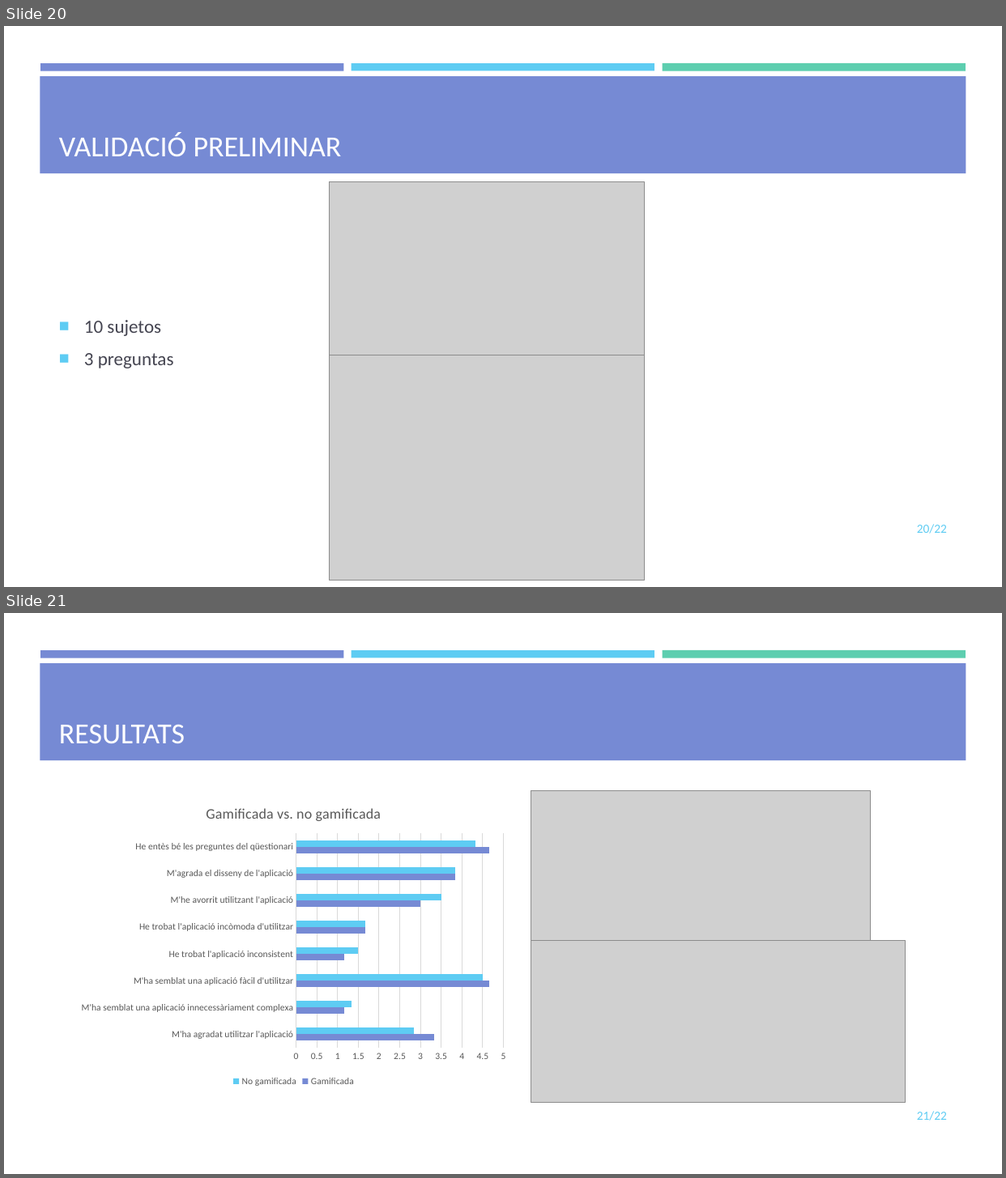
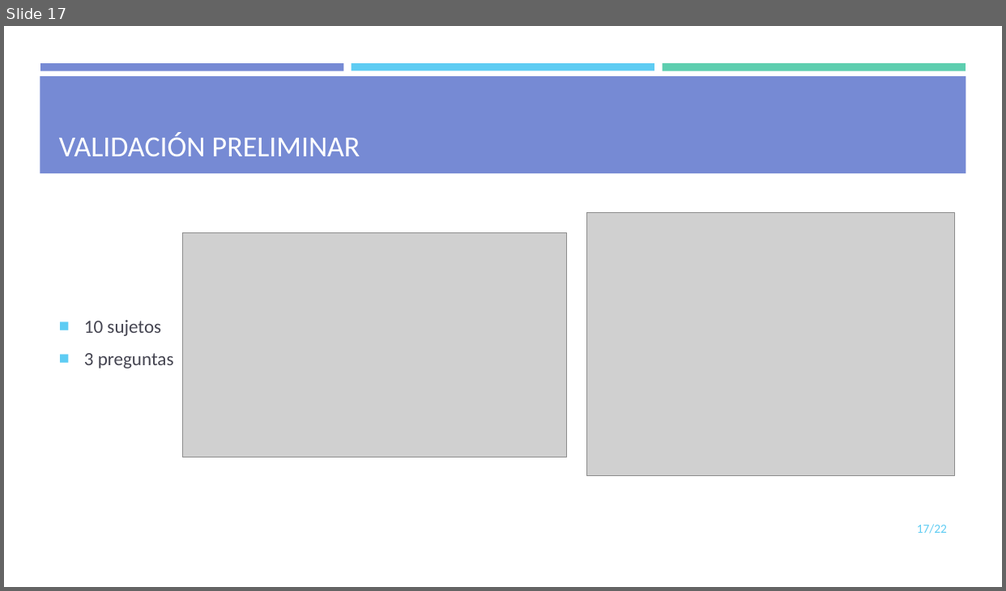
Before and after one commit to mdlunag/tfg, a slide deck: tfg_presentacio.pptx. Shown one above the other, each under a label of ours: slides 20 and 21 before the commit, slide 17 after it. The pictures are 1006x1178 and 1006x591 pixels, drawn with LibreOffice and Linux fonts; fonts in the diff are those of the drawing; grey boxes stand for pictures. Boxes give left, top, right and bottom in pixels: in the first picture for what was removed or moved away, otherwise in the second. Text is boxed around its words. In the diff, an @@ line names an element or a change of style, - is before the commit and + after.

```diff
--- a/tfg_presentacio.pptx
+++ b/tfg_presentacio.pptx
@@ slide 21 removed at bbox=[4, 613, 1002, 1174], background #FFFFFF; not listed: 4 template elements that a slide beside it also shows @@
@@ title removed at bbox=[59, 725, 185, 743] @@
-RESULTATS
@@ bar chart removed at bbox=[73, 791, 515, 1091] @@
-title "Gamificada vs. no gamificada "
-categories: M'ha agradat utilitzar l'aplicació, M'ha semblat una aplicació innecessàriament complexa, M'ha semblat una aplicació fàcil d'utilitzar, He trobat l'aplicació inconsistent, He trobat l'aplicació incòmoda d'utilitzar, M'he avorrit utilitzant l'aplicació, M'agrada el disseny de l'aplicació, He entès bé les preguntes del qüestionari
-Gamificada: 3.3, 1.2, 4.7, 1.2, 1.7, 3, 3.8, 4.7
-No gamificada: 2.8, 1.3, 4.5, 1.5, 1.7, 3.5, 3.8, 4.3
@@ picture removed at bbox=[531, 791, 870, 944] @@
@@ picture removed at bbox=[531, 941, 906, 1103] @@
@@ page number removed at bbox=[917, 1111, 947, 1121] @@
-21/22
@@ what was slide 20 is now slide 17 @@
@@ slide 17 changed as well @@
@@ title at bbox=[59, 132, 360, 156]: text changed @@
-VALIDACIÓ PRELIMINAR
+VALIDACIÓN PRELIMINAR
@@ picture: place and size @@
-picture at bbox=[330, 356, 645, 581]
+picture at bbox=[586, 213, 954, 476]
@@ picture: place and size @@
-picture at bbox=[330, 182, 645, 355]
+picture at bbox=[182, 233, 567, 457]
@@ page number at bbox=[917, 524, 947, 534]: text changed @@
-20/22
+17/22
```
Also in this commit, not shown: 8 other slides changed, 7 slides added, 8 other slides removed.
